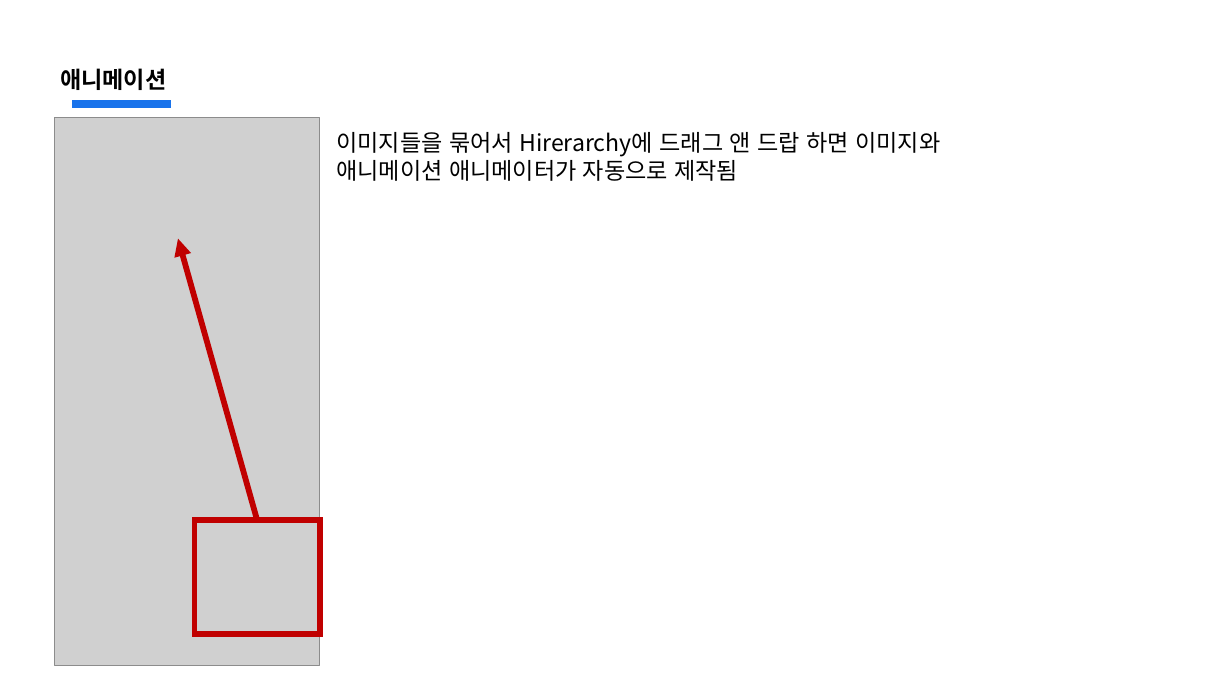
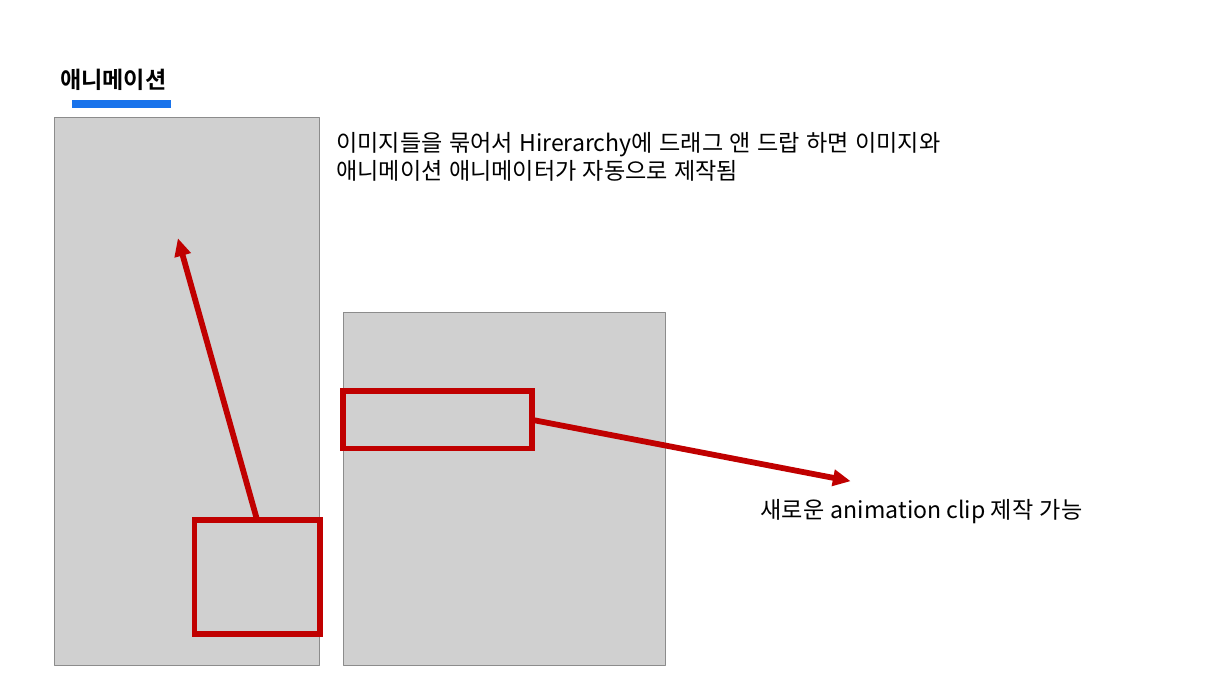
Before and after one commit to jsjin01/MJsec_Unity_Mentoring, a slide deck: slide 5 of MJsec_게임 개발 멘토링/MJsec_3주차.pptx (slide 4 before the commit). Drawn at 1232x693 pixels with LibreOffice and Linux fonts; fonts in the diff are those of the drawing; grey boxes stand for pictures. Boxes give left, top, right and bottom in pixels: in the first picture for what was removed or moved away, otherwise in the second. Text is boxed around its words. In the diff, an @@ line names an element or a change of style, - is before the commit and + after.

```diff
--- a/MJsec_게임 개발 멘토링/MJsec_3주차.pptx
+++ b/MJsec_게임 개발 멘토링/MJsec_3주차.pptx
@@ picture added at <box>343,312,665,665</box> @@
@@ rectangle added at <box>343,391,532,448</box>, outline #C00000 4.5 pt @@
@@ arrow added from (532, 420) to (850, 482), #C00000 4.5 pt @@
@@ text added at <box>761,499,1083,524</box>, 18 pt, text #000000 @@
+새로운 animation clip 제작 가능
```
Also in this commit, not shown: 7 slides added, 27 other files.
